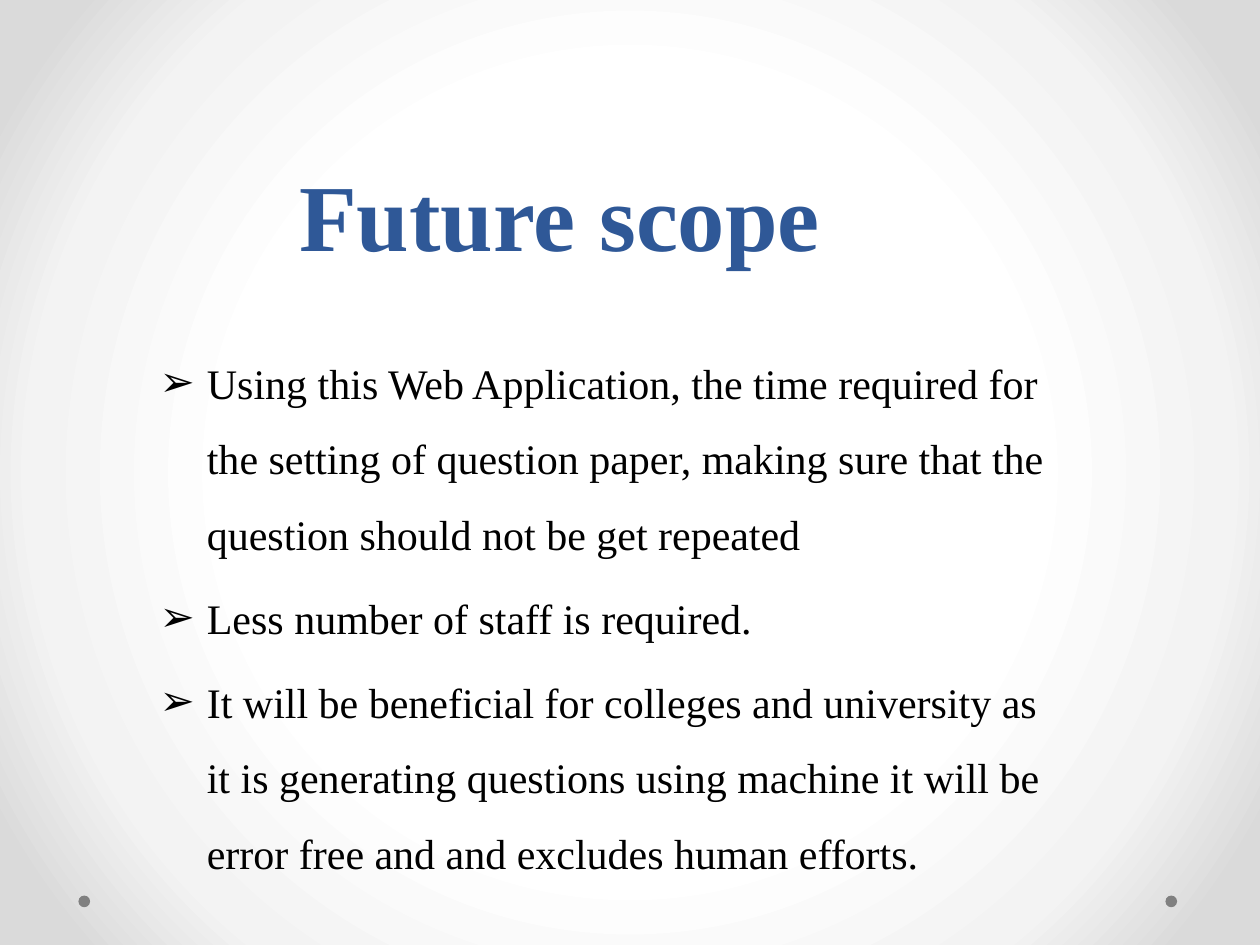
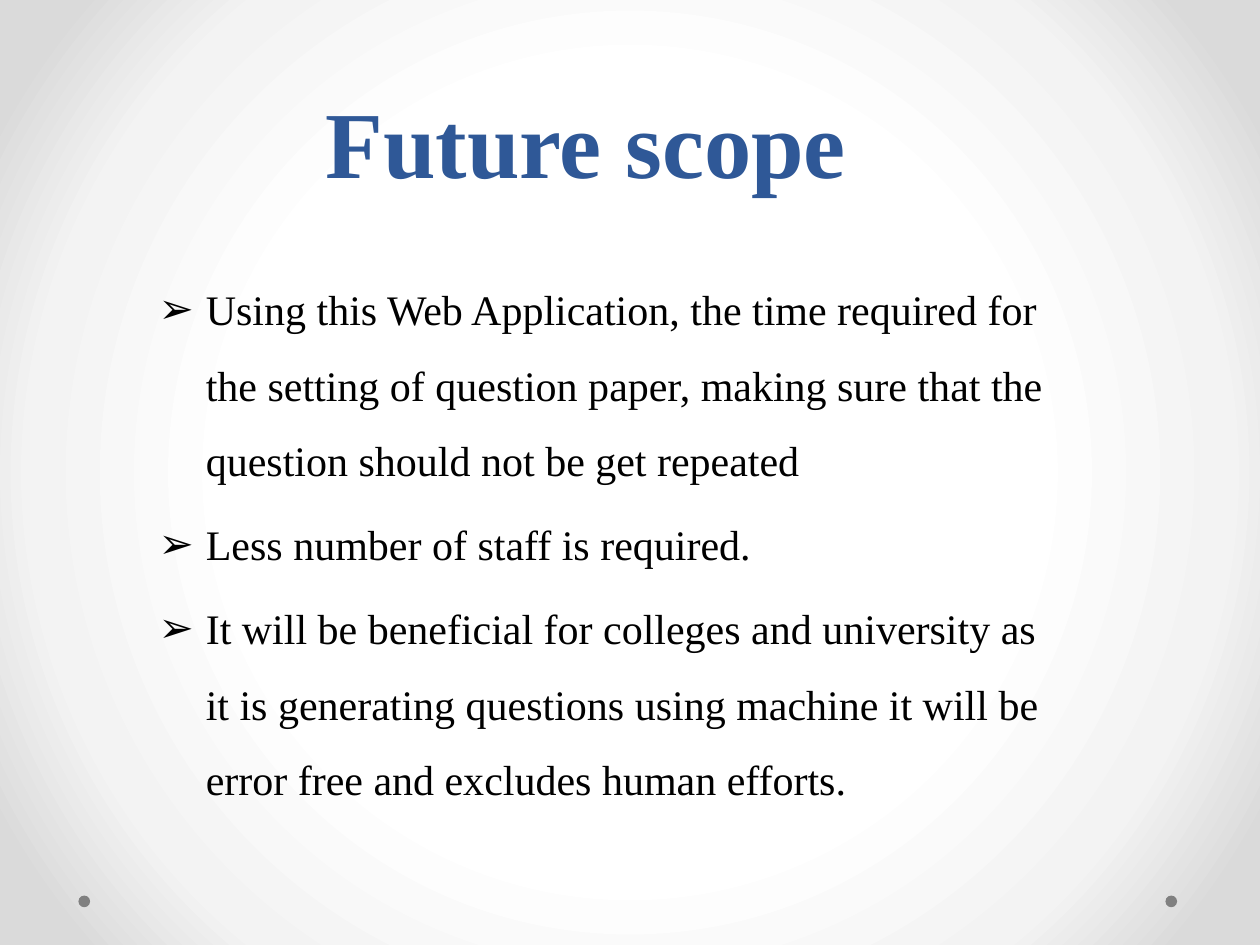
Before and after one commit to ShreyasJejurkar/AutomaticQuestionPaperGeneration, a slide deck: slide 3 of BE project/main ppt.pptx (slide 4 before the commit). Drawn at 1260x945 pixels with LibreOffice and Linux fonts; fonts in the diff are those of the drawing. Boxes give left, top, right and bottom in pixels: in the first picture for what was removed or moved away, otherwise in the second. Text is boxed around its words. In the diff, an @@ line names an element or a change of style, - is before the commit and + after.

```diff
--- a/BE project/main ppt.pptx
+++ b/BE project/main ppt.pptx
@@ title "Future scope": place and size @@
-title "Future scope" at box(299, 189, 819, 270)
+title "Future scope" at box(325, 116, 845, 196)
@@ text "Using this Web Application, the ...": place and size @@
-text "Using this Web Application, the ..." at box(207, 369, 1043, 870)
+text "Using this Web Application, the ..." at box(206, 295, 1042, 796)
@@ text at box(206, 614, 1039, 796): text changed @@
-➢ It will be beneficial for colleges and university as it is generating questions using machine it will be error free and and excludes human efforts.
+➢ It will be beneficial for colleges and university as it is generating questions using machine it will be error free and excludes human efforts.
```
Also in this commit, not shown: 2 other slides changed, 1 slide removed, 3 other files.
